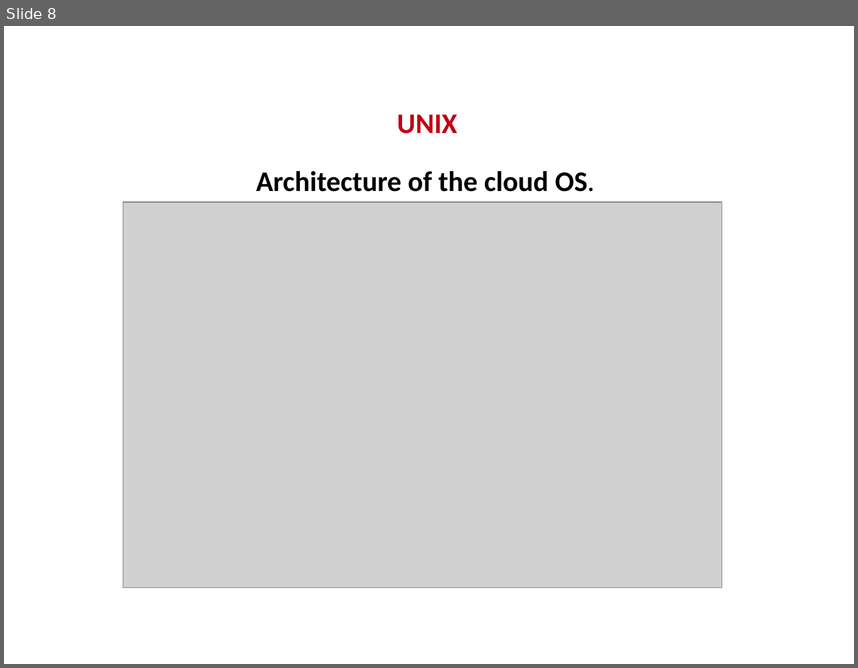
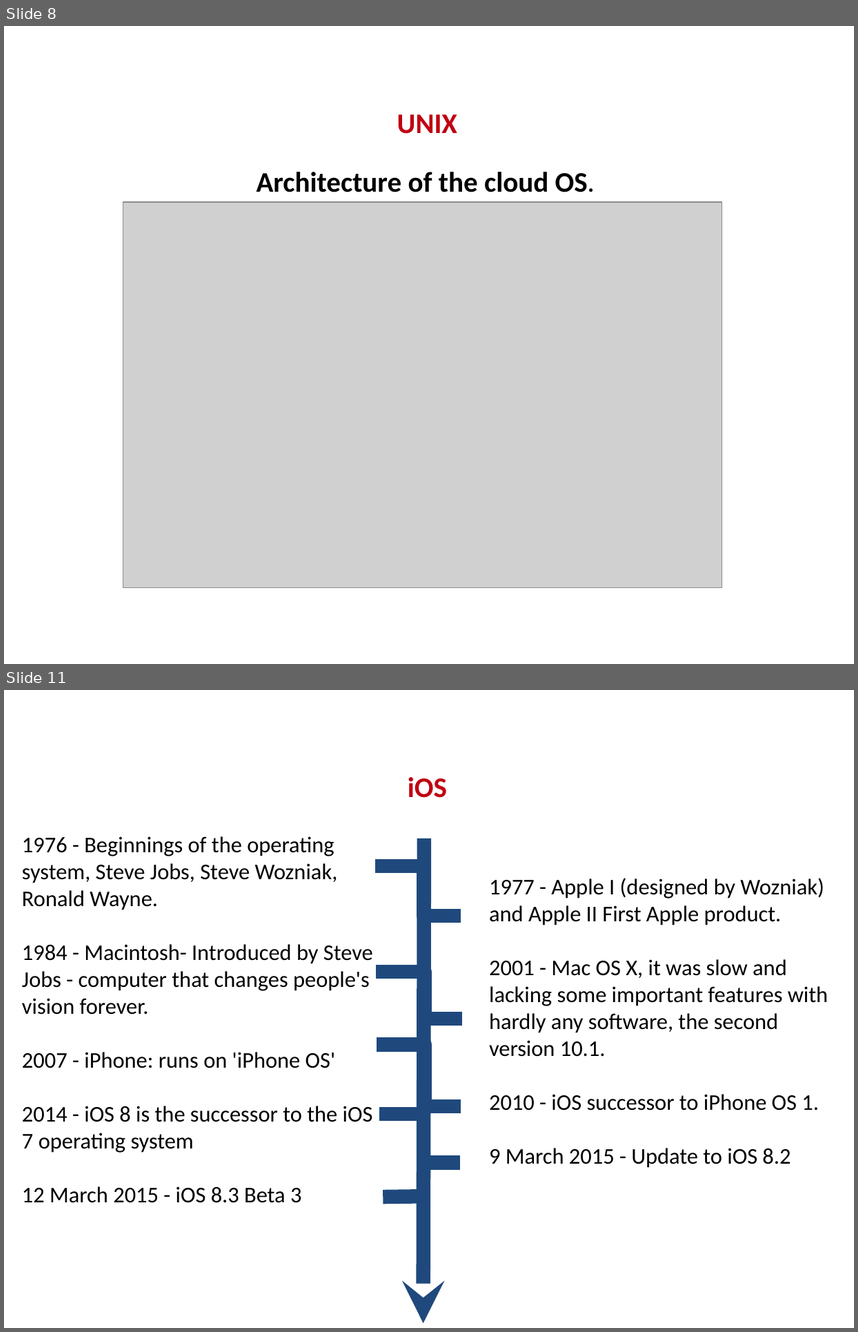
Before and after one commit to KevinSarmiento07/Evolution-Operating-System, a slide deck: DiaposEOP.pptx. Shown one above the other, each under a label of ours: slide 8 before the commit, slides 8 and 11 after it; the slides between them are not shown. The pictures are 858x668 and 858x1332 pixels, drawn with LibreOffice and Linux fonts; fonts in the diff are those of the drawing; grey boxes stand for pictures; background and template pictures are left out. Boxes give left, top, right and bottom in pixels: in the first picture for what was removed or moved away, otherwise in the second. Text is boxed around its words. In the diff, an @@ line names an element or a change of style, - is before the commit and + after.

```diff
--- a/DiaposEOP.pptx
+++ b/DiaposEOP.pptx
@@ slide 11 added at (4, 690, 854, 1328), background #FFFFFF @@
@@ title added at (408, 777, 447, 798), 24 pt, text #C00011, bold @@
+iOS
@@ text added at (22, 836, 373, 1203), 19 pt, text #000000 @@
+1976 - Beginnings of the operating system, Steve Jobs, Steve Wozniak, Ronald Wayne.
+1984 - Macintosh- Introduced by Steve Jobs - computer that changes people's vision forever.
+2007 - iPhone: runs on 'iPhone OS'
+2014 - iOS 8 is the successor to the iOS 7 operating system
+12 March 2015 - iOS 8.3 Beta 3
@@ arrow added from (424, 838) to (423, 1323), #1F497D 12 pt @@
@@ elbow line added from (375, 866) to (461, 916), #1F497D 12 pt @@
@@ text added at (489, 878, 828, 1167), 19 pt, text #000000 @@
+1977 - Apple I (designed by Wozniak) and Apple II First Apple product.
+2001 - Mac OS X, it was slow and lacking some important features with hardly any software, the second version 10.1.
+2010 - iOS successor to iPhone OS 1.
+9 March 2015 - Update to iOS 8.2
@@ elbow line added from (377, 972) to (462, 1018), #1F497D 12 pt @@
@@ elbow line added from (377, 1045) to (461, 1107), #1F497D 12 pt @@
@@ elbow line added from (380, 1114) to (459, 1163), #1F497D 12 pt @@
@@ line added from (383, 1196) to (425, 1196), #1F497D 12 pt @@
@@ page number added at (766, 1294, 842, 1320), 12 pt, text #FFFFFF @@
+11
```
Also in this commit, not shown: 3 other slides added, 7 other files.
